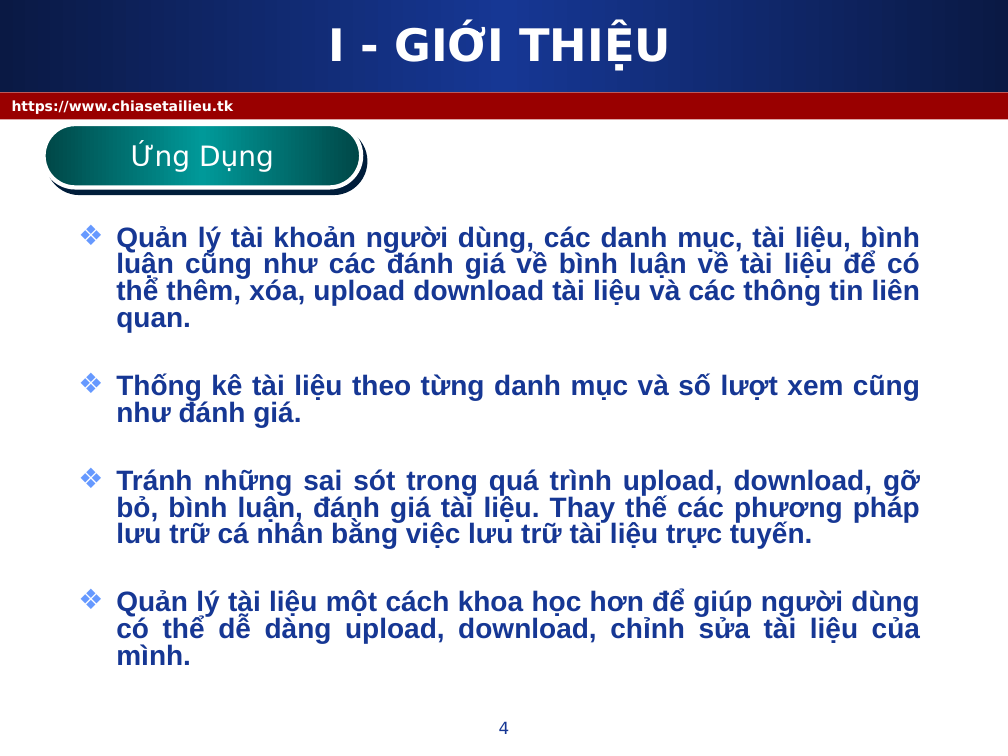
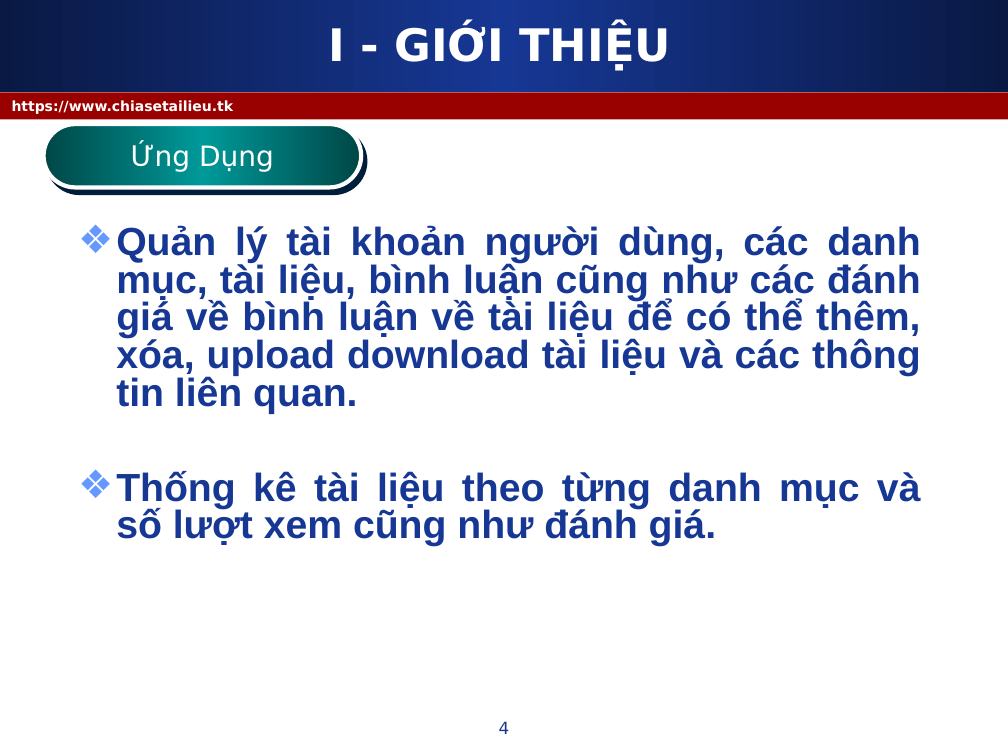
Before and after one commit to datacntt/tailieu, a slide deck: slide 4 of web/baocaoweb_chiastailieu.ppt. Drawn at 1008x756 pixels with LibreOffice and Linux fonts; fonts in the diff are those of the drawing. Boxes give left, top, right and bottom in pixels: in the first picture for what was removed or moved away, otherwise in the second. Text is boxed around its words. In the diff, an @@ line names an element or a change of style, - is before the commit and + after.

```diff
--- a/web/baocaoweb_chiastailieu.ppt
+++ b/web/baocaoweb_chiastailieu.ppt
@@ text "Quản lý tài khoản người ..." at <box>116,225,921,546</box>: size 20 to 28 pt; more space between paragraphs @@
@@ text at <box>116,469,920,665</box>: paragraphs removed @@
-❖ Tránh những sai sót trong quá trình upload, download, gỡ bỏ, bình luận, đánh giá tài liệu. Thay thế các phương pháp lưu trữ cá nhân bằng việc lưu trữ tài liệu trực tuyến.
-❖ Quản lý tài liệu một cách khoa học hơn để giúp người dùng có thể dễ dàng upload, download, chỉnh sửa tài liệu của mình.
```
Also in this commit, not shown: 2 other slides changed, 1 slide added, 5 other files.
